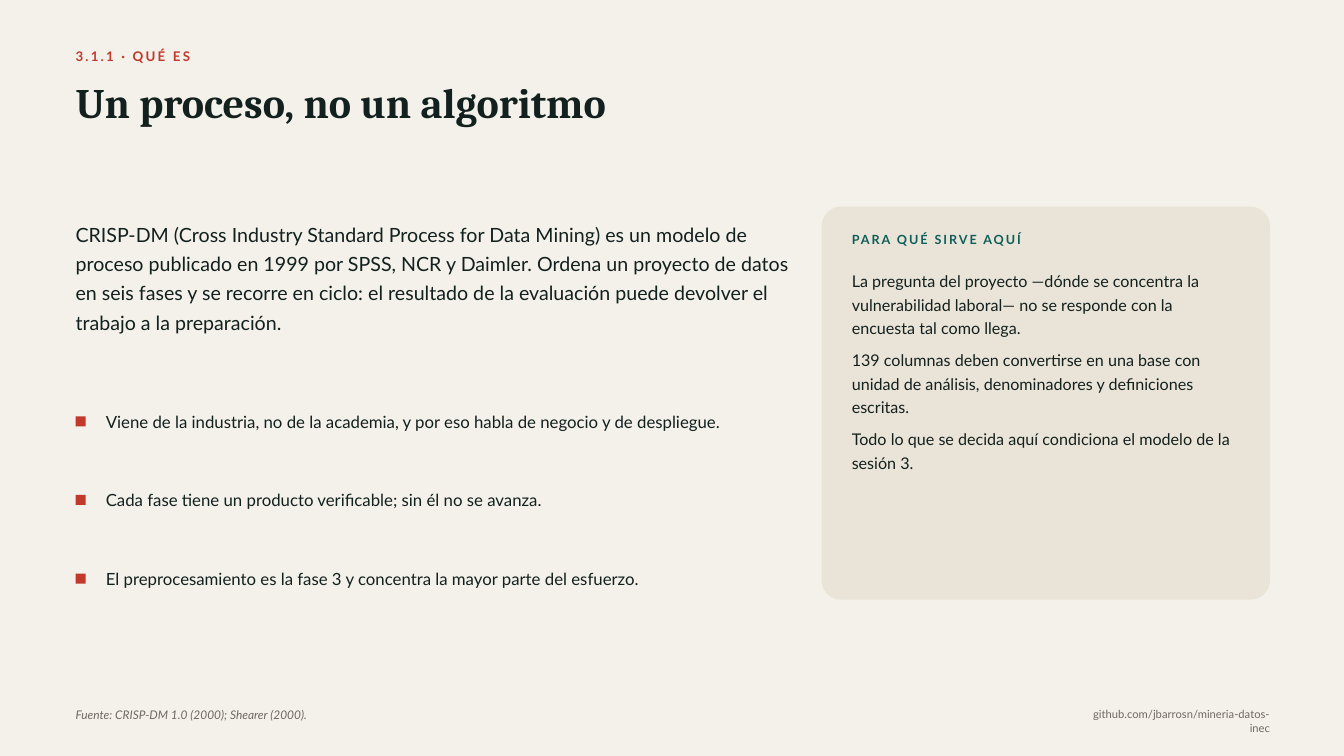
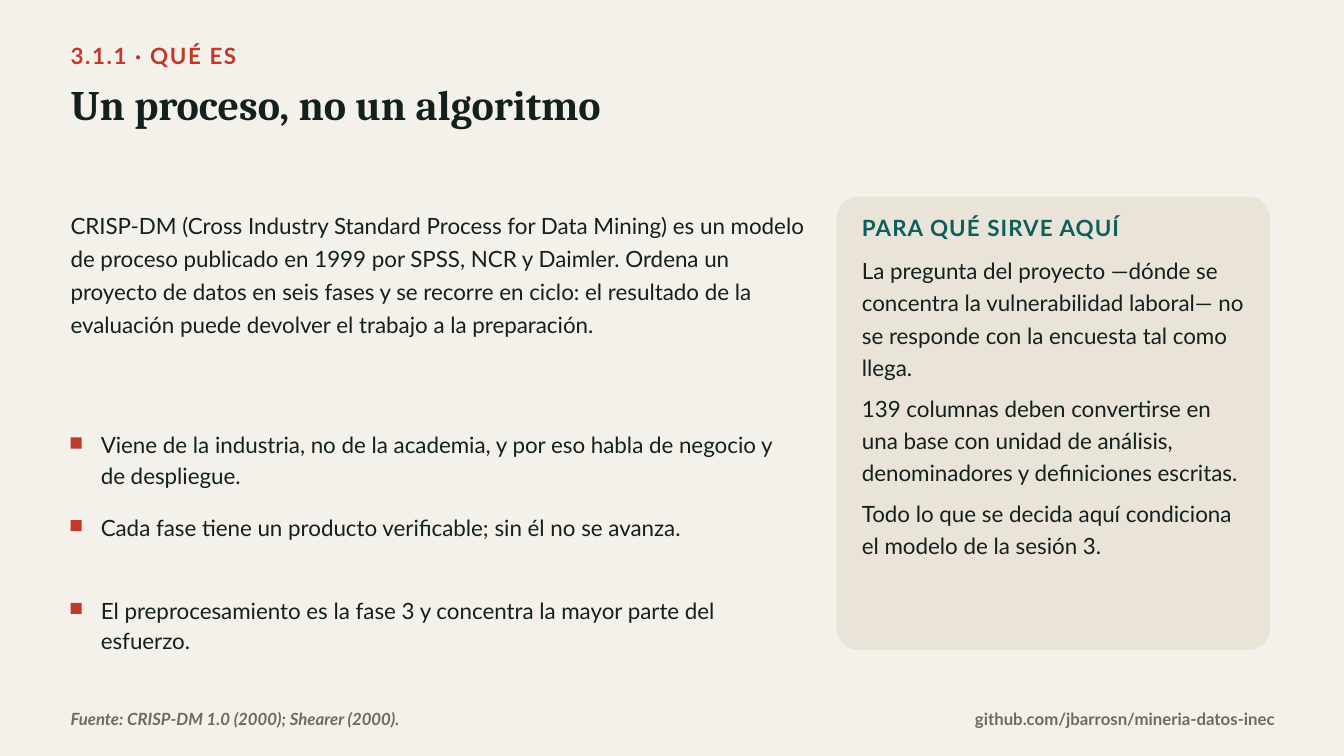
Before and after one commit to jbarrosn/mineria-datos-inec, a slide deck: slide 3 of docs/diapositivas/01_procedimientos.pptx. Drawn at 1344x756 pixels with LibreOffice and Linux fonts; fonts in the diff are those of the drawing. Boxes give left, top, right and bottom in pixels: in the first picture for what was removed or moved away, otherwise in the second. Text is boxed around its words. In the diff, an @@ line names an element or a change of style, - is before the commit and + after.

```diff
--- a/docs/diapositivas/01_procedimientos.pptx
+++ b/docs/diapositivas/01_procedimientos.pptx
@@ text "3.1.1 · QUÉ ES" at [71,45,237,67]: size 9.5 to 16 pt, letter spacing 1.6 to 1.2 pt @@
@@ text "Un proceso, no un algoritmo" at [71,91,601,130]: line spacing 0.98 to 0.95 @@
@@ text "CRISP-DM (Cross Industry Standard Process ...": place and size @@
-text "CRISP-DM (Cross Industry Standard Process ..." at [76,227,788,334]
+text "CRISP-DM (Cross Industry Standard Process ..." at [71,217,804,337]
@@ text "CRISP-DM (Cross Industry Standard Process ..." at [71,217,804,337]: size 14 to 16 pt; line spacing 1.25 to 1.22 @@
@@ rounded rectangle: place and size @@
-rounded rectangle at [822,207,1270,600]
+rounded rectangle at [837,197,1270,650]
@@ text "PARA QUÉ SIRVE AQUÍ": place and size @@
-text "PARA QUÉ SIRVE AQUÍ" at [852,232,1240,262]
+text "PARA QUÉ SIRVE AQUÍ" at [862,216,1120,239]
@@ text "PARA QUÉ SIRVE AQUÍ" at [862,216,1120,239]: size 9 to 16 pt, letter spacing 1.4 to 0.8 pt @@
@@ text "La pregunta del proyecto —dónde ...": place and size @@
-text "La pregunta del proyecto —dónde ..." at [852,275,1230,469]
+text "La pregunta del proyecto —dónde ..." at [862,262,1243,554]
@@ text "La pregunta del proyecto —dónde ..." at [862,262,1243,554]: size 11.5 to 16 pt; line spacing 1.22 to 1.2 @@
@@ rectangle: place and size @@
-rectangle at [76,416,86,426]
+rectangle at [71,438,82,449]
@@ text "Viene de la industria, no ...": place and size @@
-text "Viene de la industria, no ..." at [106,415,720,431]
+text "Viene de la industria, no ..." at [101,436,773,488]
@@ rectangle: place and size @@
-rectangle at [76,495,86,505]
+rectangle at [71,520,82,531]
@@ text "Cada fase tiene un producto ...": place and size @@
-text "Cada fase tiene un producto ..." at [106,493,541,509]
+text "Cada fase tiene un producto ..." at [101,519,680,540]
@@ size 12 to 16 pt; line spacing 1.15 to 1.12 in 3 elements at [101,436,773,488], [101,519,680,540], [101,602,715,649] @@
@@ text "El preprocesamiento es la fase ...": place and size @@
-text "El preprocesamiento es la fase ..." at [106,572,638,588]
+text "El preprocesamiento es la fase ..." at [101,602,715,649]
@@ rectangle: place and size @@
-rectangle at [76,574,86,584]
+rectangle at [71,603,82,614]
@@ text "Fuente: CRISP-DM 1.0 (2000); Shearer ..." at [71,712,400,728]: size 8.5 to 12 pt, bold on @@
@@ text "github.com/jbarrosn/mineria-datos-inec": place and size @@
-text "github.com/jbarrosn/mineria-datos-inec" at [1093,710,1270,732]
+text "github.com/jbarrosn/mineria-datos-inec" at [975,712,1275,728]
@@ text "github.com/jbarrosn/mineria-datos-inec" at [975,712,1275,728]: size 8 to 12 pt, bold on @@
```
Also in this commit, not shown: 12 other slides changed, 5 other files.
